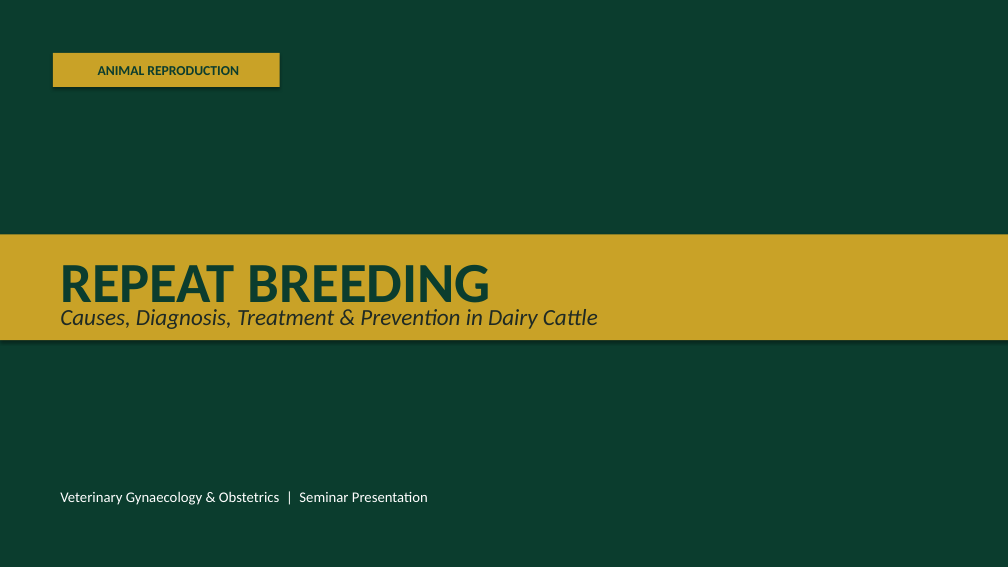
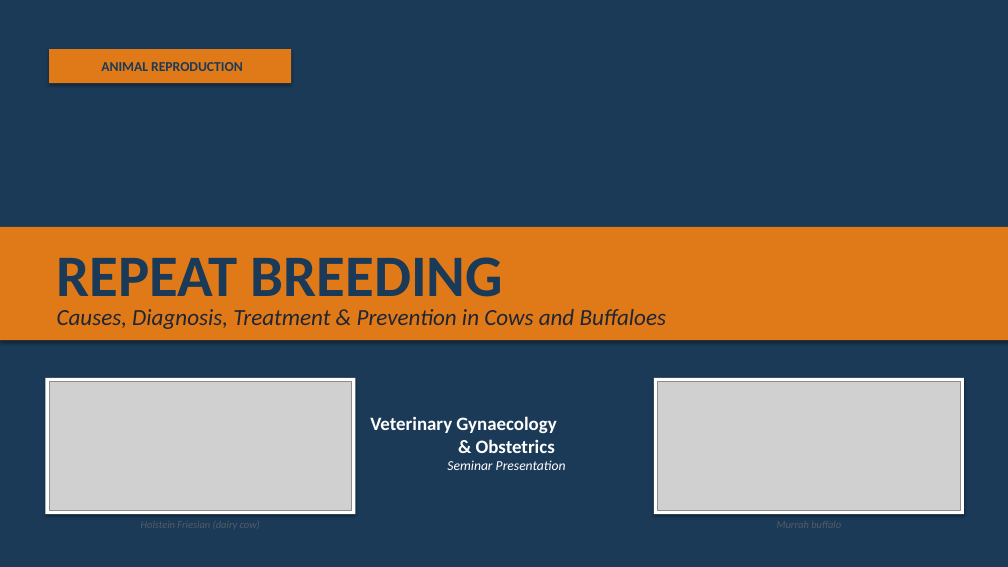
Before and after one commit to shumonlaskar9-cell/MAIN-KIRO, a slide deck: slide 1 of Repeat_Breeding.pptx. Drawn at 1008x567 pixels with LibreOffice and Linux fonts; fonts in the diff are those of the drawing; grey boxes stand for pictures. Boxes give left, top, right and bottom in pixels: in the first picture for what was removed or moved away, otherwise in the second. Text is boxed around its words. In the diff, an @@ line names an element or a change of style, - is before the commit and + after.

Commit message:
Refresh deck: navy/amber theme, 5 photos, buffalo-specific slide

```diff
--- a/Repeat_Breeding.pptx
+++ b/Repeat_Breeding.pptx
@@ rectangle at (x1=0, y1=0, x2=1008, y2=567): fill #0B3D2E to #1B3A57 @@
@@ rectangle "ANIMAL REPRODUCTION" resized from (x1=53, y1=53, x2=280, y2=87) to (x1=49, y1=49, x2=291, y2=83) @@
@@ rectangle "ANIMAL REPRODUCTION" at (x1=49, y1=49, x2=291, y2=83): text colour #0B3D2E to #1B3A57; fill #C9A227 to #E07A18 @@
@@ rectangle resized from (x1=0, y1=234, x2=1008, y2=340) to (x1=0, y1=227, x2=1008, y2=340) @@
@@ rectangle at (x1=0, y1=227, x2=1008, y2=340): fill #C9A227 to #E07A18 @@
@@ text "REPEAT BREEDING" moved from (x1=60, y1=265, x2=491, y2=315) to (x1=57, y1=257, x2=503, y2=311) @@
@@ text "REPEAT BREEDING" at (x1=57, y1=257, x2=503, y2=311): size 54 to 56 pt, text colour #0B3D2E to #1B3A57 @@
@@ text at (x1=57, y1=309, x2=667, y2=329): text changed; text colour #1F2A24 to #1F2533 @@
-Causes, Diagnosis, Treatment & Prevention in Dairy Cattle
+Causes, Diagnosis, Treatment & Prevention in Cows and Buffaloes
@@ rectangle added at (x1=45, y1=378, x2=355, y2=514), fill #FFFFFF @@
@@ picture added at (x1=49, y1=382, x2=352, y2=510) @@
@@ rectangle added at (x1=654, y1=378, x2=964, y2=514), fill #FFFFFF @@
@@ picture added at (x1=658, y1=382, x2=960, y2=510) @@
@@ text at (x1=370, y1=416, x2=566, y2=470): text changed; size 14 to 18 pt; bold on @@
-Veterinary Gynaecology & Obstetrics | Seminar Presentation
+Veterinary Gynaecology
+& Obstetrics
+Seminar Presentation
@@ text added at (x1=141, y1=521, x2=260, y2=528), 10 pt, text #555C66, italic @@
+Holstein Friesian (dairy cow)
@@ text added at (x1=777, y1=521, x2=841, y2=528), 10 pt, text #555C66, italic @@
+Murrah buffalo
```
Also in this commit, not shown: 17 other slides changed, 1 slide added, 6 other files.
